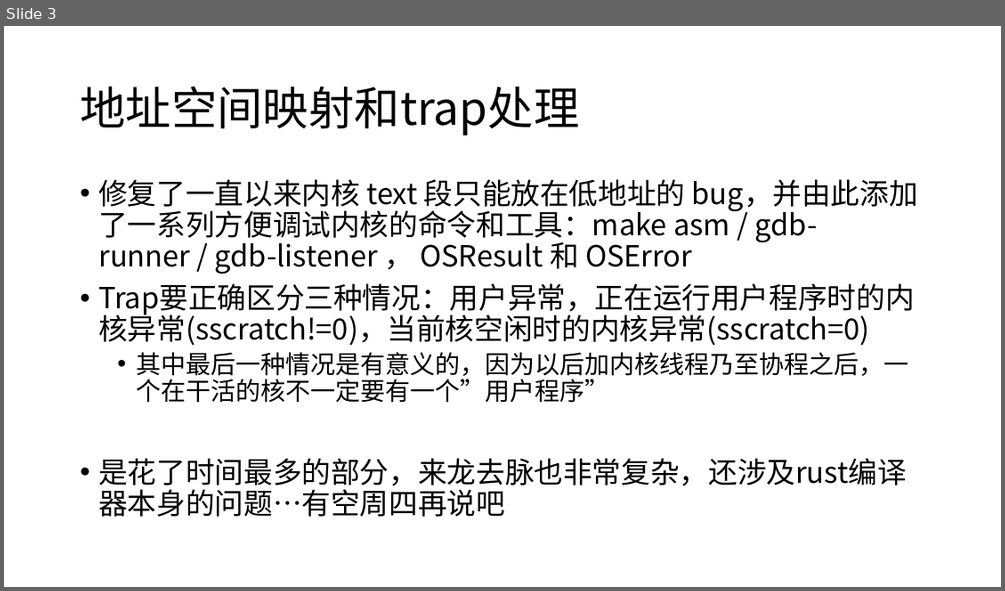
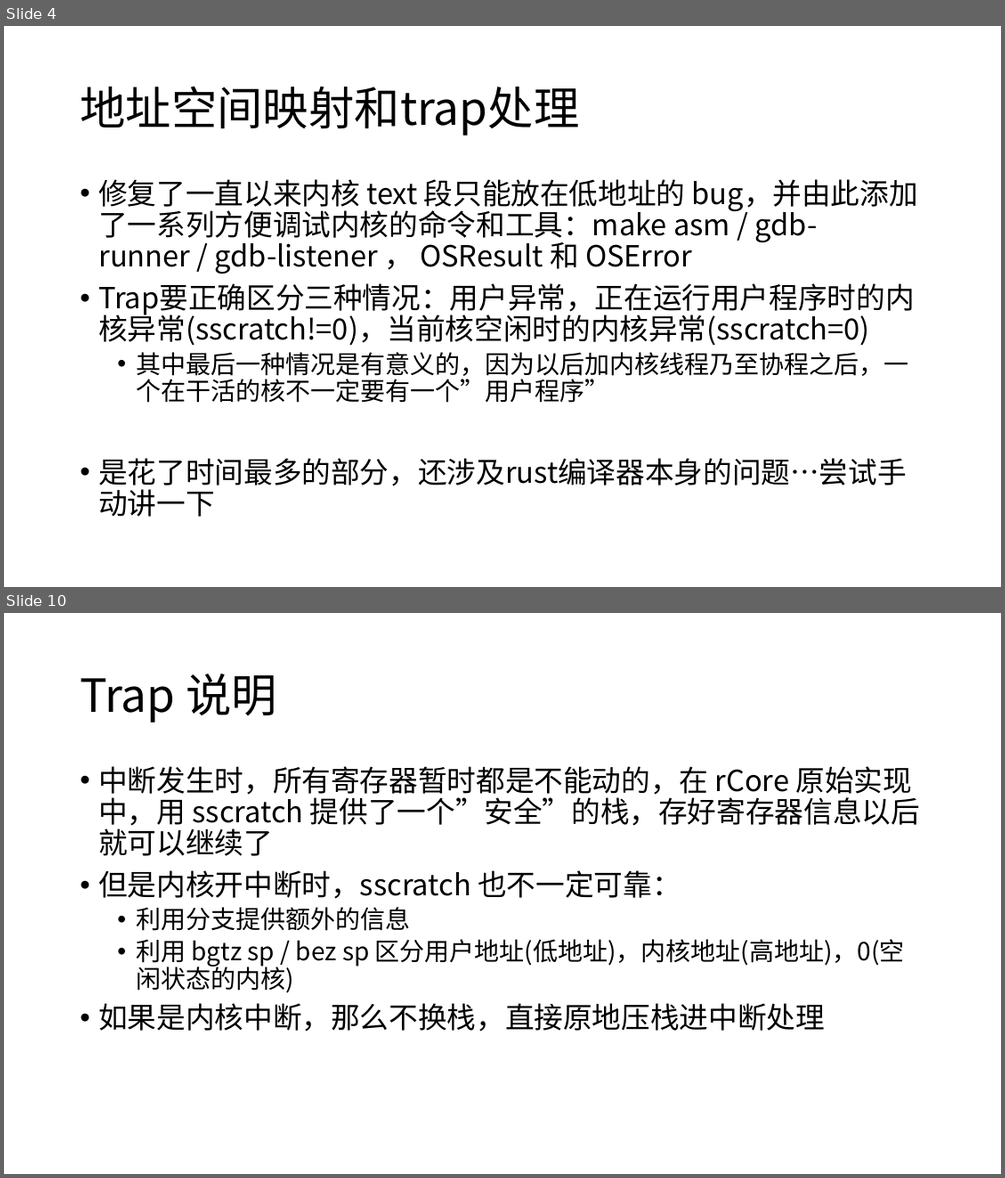
Before and after one commit to scPointer/maturin, a slide deck: repo/0507.pptx. Shown one above the other, each under a label of ours: slide 3 before the commit, slides 4 and 10 after it; the slides between them are not shown. The pictures are 1005x591 and 1005x1178 pixels, drawn with LibreOffice and Linux fonts; fonts in the diff are those of the drawing. Boxes give left, top, right and bottom in pixels: in the first picture for what was removed or moved away, otherwise in the second. Text is boxed around its words. In the diff, an @@ line names an element or a change of style, - is before the commit and + after.

```diff
--- a/repo/0507.pptx
+++ b/repo/0507.pptx
@@ slide 10 added at (4,613,1001,1174), background #FFFFFF @@
@@ title added at (80,674,277,722), 44 pt, text #000000 @@
+Trap 说明
@@ text added at (98,766,920,1031), 28 pt, text #000000 @@
+• 中断发生时，所有寄存器暂时都是不能动的，在 rCore 原始实现中，用 sscratch 提供了一个”安全”的栈，存好寄存器信息以后就可以继续了
+• 但是内核开中断时，sscratch 也不一定可靠：
+  • 利用分支提供额外的信息
+  • 利用 bgtz sp / bez sp 区分用户地址(低地址)，内核地址(高地址)，0(空闲状态的内核)
+• 如果是内核中断，那么不换栈，直接原地压栈进中断处理
@@ what was slide 3 is now slide 4 @@
@@ slide 4 changed as well @@
@@ text at (98,458,906,516): text changed @@
-• 是花了时间最多的部分，来龙去脉也非常复杂，还涉及rust编译器本身的问题…有空周四再说吧
+• 是花了时间最多的部分，还涉及rust编译器本身的问题…尝试手动讲一下
```
Also in this commit, not shown: 4 other slides changed, 8 other slides added, 1 other file.
